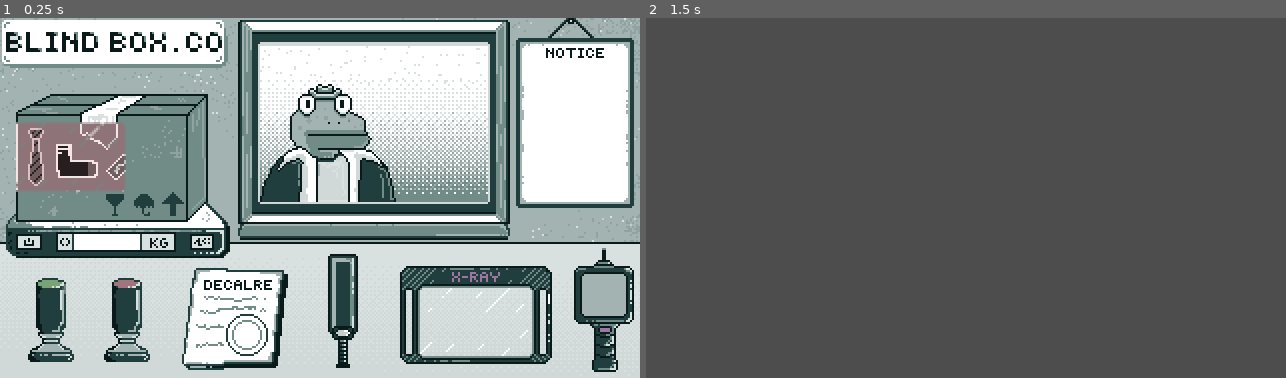
Above: before the commit, frames 1-2 (left to right).
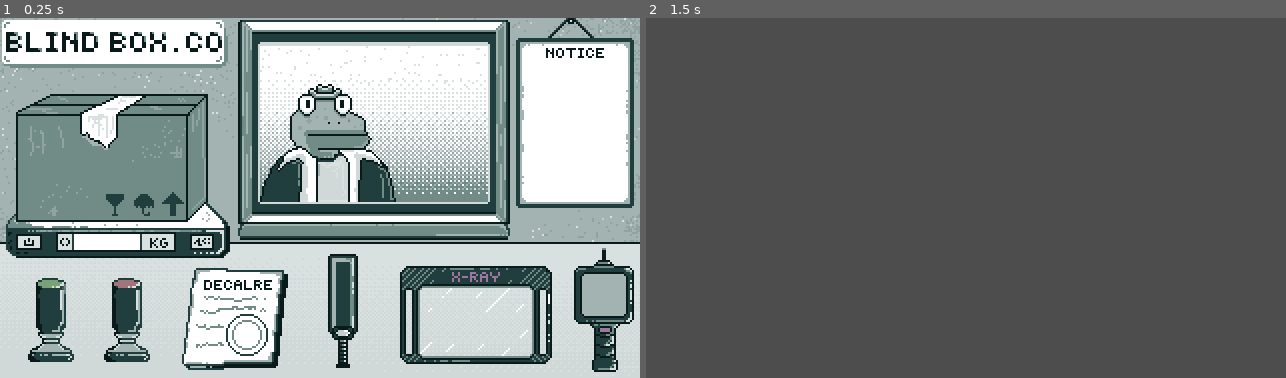
Above: after the commit, the same moments.

Repository: hkattt/blind-box-co
Game: Godot game, scene res://scenes/Main.tscn
Two runs of this game, one before a commit and one after it. Both use one fixed random seed, a clock stepped at 60 frames per second and the inputs below.
Inputs (mouse positions are in pixels of both pictures, inside the frame that each line leads up to):
- Up to frame 1 (0.25 s): no input
- Up to frame 2 (1.5 s): click "Approve" at 0.5 s; tap Enter at 1.25 s; move the mouse to (1106, 180) at 1.27 s; click (1106, 180) at 1.42 s

The runs differ from the first frame. In frame 1, 3.0% of the frame differs, in the area x 2-20%, y 28-49%; in frame 2, nothing differs.

Commit message:
Refactored mask into a common component

Diff:
--- a/src/scenes/Mask.gd
+++ b/src/scenes/Mask.gd
@@ -1,21 +1,24 @@
 class_name Mask extends Sprite2D
 
+var parent_sprite: Sprite2D
+var mask_shader: Shader = preload("res://shaders/Mask.gdshader")
+
+func _ready() -> void:
+	parent_sprite = get_parent()
+	var shader_material: ShaderMaterial = ShaderMaterial.new()
+	shader_material.shader = mask_shader
+	parent_sprite.material = shader_material
+
 func _process(_delta: float) -> void:
-	var v_masked_sprite:Node = get_parent()
-
-	if not v_masked_sprite is Sprite2D:
+	if not parent_sprite is Sprite2D:
 		return
-
-	var v_masked_sprite_material:Material = v_masked_sprite.material
-	#if not v_masked_sprite_material is ShaderMaterial or v_masked_sprite_material.resource_name != "Gnumarus2DMaskShaderMaterial":
-		#v_masked_sprite.material = load('res://addons/Gnumarus2DMaskComponentAndShader/Gnumarus2DMaskShaderMaterial.tres').duplicate()
 
 	# ensures that the mask itself is not visible
 	self_modulate.a = 0.0
 
 	# sets all parameters every frame
-	v_masked_sprite_material.set_shader_parameter('m_mask_texture', texture)
-	v_masked_sprite_material.set_shader_parameter('m_viewport_size', get_viewport().size)
-	v_masked_sprite_material.set_shader_parameter('m_position', position)
-	v_masked_sprite_material.set_shader_parameter('m_rotation', rotation)
-	v_masked_sprite_material.set_shader_parameter('m_scale', scale)
+	parent_sprite.material.set_shader_parameter('m_mask_texture', texture)
+	parent_sprite.material.set_shader_parameter('m_viewport_size', get_viewport().size)
+	parent_sprite.material.set_shader_parameter('m_position', position)
+	parent_sprite.material.set_shader_parameter('m_rotation', rotation)
+	parent_sprite.material.set_shader_parameter('m_scale', scale)
--- a/src/scenes/Package.tscn
+++ b/src/scenes/Package.tscn
@@ -1,19 +1,9 @@
-[gd_scene load_steps=9 format=3 uid="uid://b1r18fokr1s5b"]
+[gd_scene load_steps=6 format=3 uid="uid://b1r18fokr1s5b"]
 
 [ext_resource type="Script" uid="uid://c34d8dnht5crp" path="res://scripts/PackageDisplay.gd" id="1_aio1h"]
 [ext_resource type="Texture2D" uid="uid://d2ynx83rtnaqg" path="res://assets/images/packages/package.png" id="2_1mkiv"]
 [ext_resource type="Texture2D" uid="uid://y1hn0c318fuw" path="res://assets/images/packages/package-x-ray.png" id="2_gx8m8"]
-[ext_resource type="Shader" uid="uid://cq6m6vu7bgyfh" path="res://shaders/Mask.gdshader" id="3_yf8kg"]
-[ext_resource type="Texture2D" uid="uid://bl5k1q83ktf53" path="res://assets/images/items/x-ray/x-ray-mask-inverted.png" id="4_gx8m8"]
-[ext_resource type="Script" uid="uid://ypkomb03vlnh" path="res://scenes/Mask.gd" id="5_lloef"]
-
-[sub_resource type="ShaderMaterial" id="ShaderMaterial_fog64"]
-shader = ExtResource("3_yf8kg")
-shader_parameter/m_disable = false
-shader_parameter/m_rotation = 0.0
-shader_parameter/m_position = Vector2(0, 0)
-shader_parameter/m_viewport_size = Vector2(1, 1)
-shader_parameter/m_scale = Vector2(1, 1)
+[ext_resource type="PackedScene" uid="uid://cuxp5bujto2d5" path="res://scenes/components/Mask.tscn" id="5_lloef"]
 
 [sub_resource type="RectangleShape2D" id="RectangleShape2D_aio1h"]
 size = Vector2(63, 42)
@@ -28,14 +18,11 @@
 
 [node name="Sprite2D" type="Sprite2D" parent="."]
 texture_filter = 3
-material = SubResource("ShaderMaterial_fog64")
 position = Vector2(48, 32)
 texture = ExtResource("2_1mkiv")
 
-[node name="Mask" type="Sprite2D" parent="Sprite2D"]
+[node name="Mask" parent="Sprite2D" instance=ExtResource("5_lloef")]
 position = Vector2(-7, -2)
-texture = ExtResource("4_gx8m8")
-script = ExtResource("5_lloef")
 
 [node name="CollisionShape2D" type="CollisionShape2D" parent="." groups=["Packages"]]
 position = Vector2(43, 34)
--- /dev/null
+++ b/src/scenes/components/Mask.tscn
@@ -0,0 +1,9 @@
+[gd_scene load_steps=3 format=3 uid="uid://cuxp5bujto2d5"]
+
+[ext_resource type="Texture2D" uid="uid://bl5k1q83ktf53" path="res://assets/images/items/x-ray/x-ray-mask-inverted.png" id="1_iq4p4"]
+[ext_resource type="Script" uid="uid://ypkomb03vlnh" path="res://scenes/Mask.gd" id="2_dedqy"]
+
+[node name="Mask" type="Sprite2D"]
+texture_filter = 3
+texture = ExtResource("1_iq4p4")
+script = ExtResource("2_dedqy")
--- a/src/scripts/PackageDisplay.gd
+++ b/src/scripts/PackageDisplay.gd
@@ -9,4 +9,6 @@
 
 func load_package(package_data: PackageData):
 	sprite.texture = package_data.image
-	#mask.global_position = xray.global_position
+
+func _process(_delta: float):
+	mask.global_position = xray.global_position
Not shown, changed: README.md
